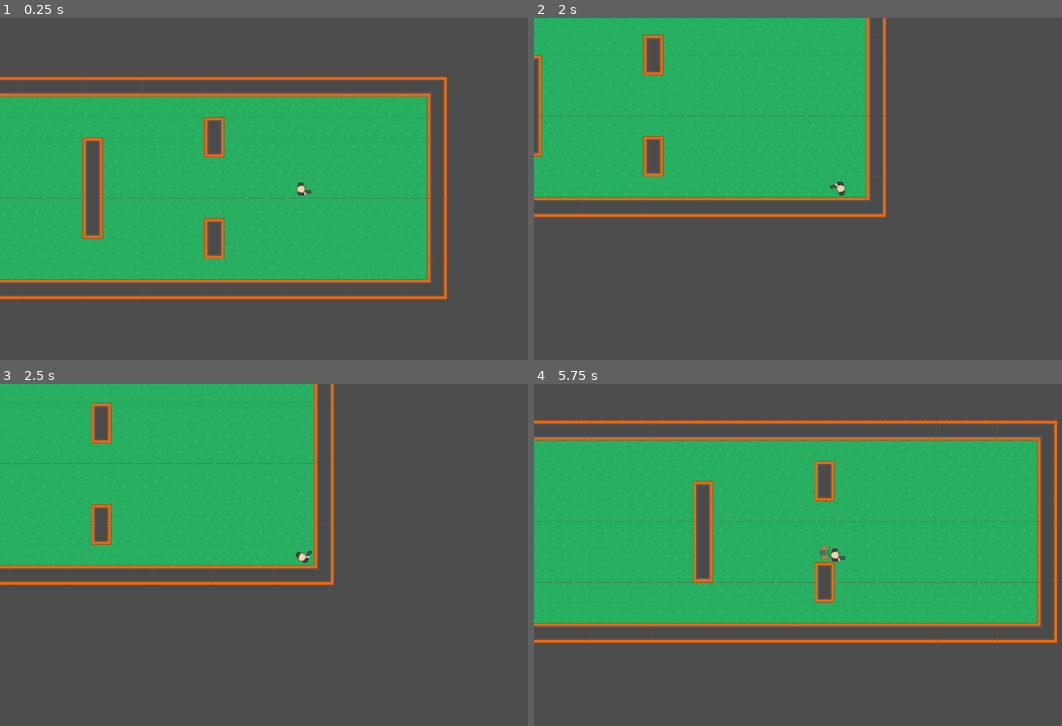
Above: before the commit, frames 1-4 (two rows, left to right).
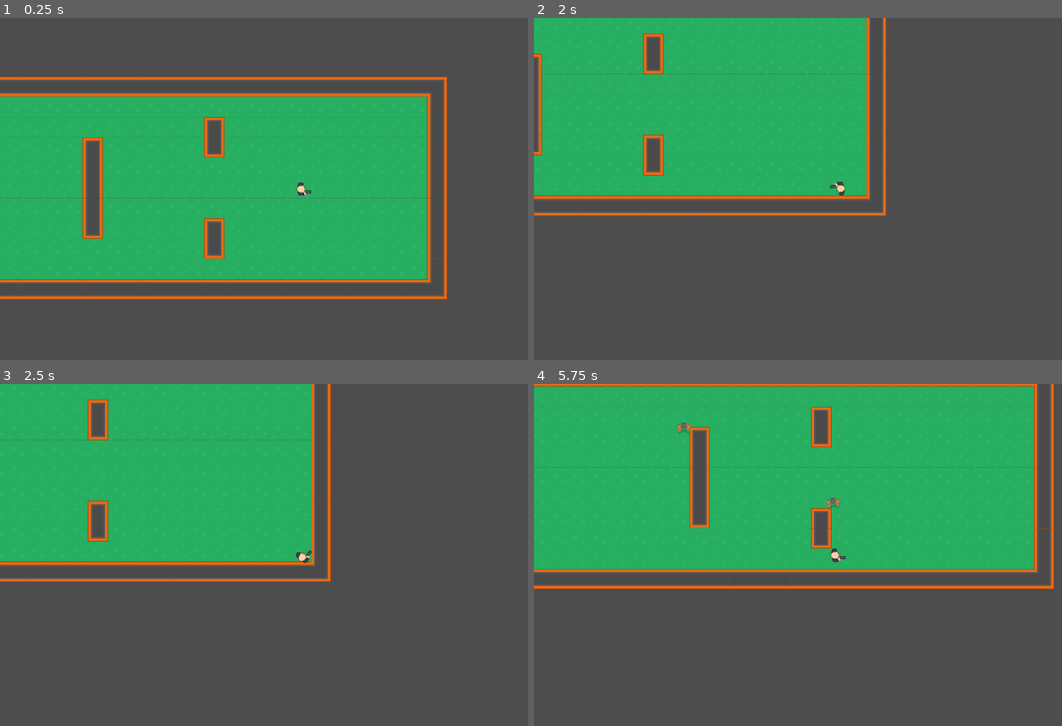
Above: after the commit, the same moments.

Repository: luuismrtn/desolation-zombie
Game: Godot game, scene res://Escenas/casa.tscn
The game is run twice, just before and just after one commit, with the same random seed, the same clock (stepped at 60 frames per second) and the same inputs.
Inputs (mouse positions are in pixels of both pictures, inside the frame that each line leads up to):
- Up to frame 1 (0.25 s): no input
- Up to frame 2 (2 s): tap Enter at 0.5 s; move the mouse to (972, 171) at 0.52 s; hold D (right) 0.53-1.28 s; move the mouse to (718, 206) at 1.27 s; hold S (down) from 1.28 s (still down)
- Up to frame 3 (2.5 s): move the mouse to (364, 479) at 2.02 s; release S (down) at 2.03 s; hold D (right) from 2.03 s (still down)
- Up to frame 4 (5.75 s): tap Space at 2.75 s; move the mouse to (808, 623) at 2.77 s; release D (right) at 2.78 s; hold W (up) 2.78-3.53 s; move the mouse to (1019, 606) at 3.52 s; hold A (left) 3.53-5.03 s; move the mouse to (655, 503) at 4.27 s; move the mouse to (866, 555) at 5.02 s; hold S (down) from 5.03 s (still down)

Frame 1 is identical in both runs. In frame 2, 1.9% of the frame differs, in the area x 0-67%, y 4-59%; in frame 3, 4.7%; in frame 4, 37%, in the area x 0-100%, y 0-76%.

Commit message:
Movimiento NPC y Player mejorados

Diff:
--- a/Escenas/casa.tscn
+++ b/Escenas/casa.tscn
@@ -1679,6 +1679,13 @@
 script = ExtResource("3_61hrs")
 speed = 200
 
+[node name="Zombie2" parent="." instance=ExtResource("2_p76hq")]
+position = Vector2(-684, -160)
+collision_layer = 2
+collision_mask = 7
+script = ExtResource("3_61hrs")
+speed = 200
+
 [node name="Player" parent="." instance=ExtResource("4_e7467")]
 position = Vector2(433, 17)
 
--- a/Escenas/player.tscn
+++ b/Escenas/player.tscn
@@ -3,8 +3,8 @@
 [ext_resource type="Script" path="res://Scripts/Player.gd" id="1_7yliw"]
 [ext_resource type="Texture2D" uid="uid://nwb0a1vaxwtf" path="res://Sprites/kenney_top-down-shooter/PNG/Hitman 1/hitman1_gun.png" id="2_o55cn"]
 
-[sub_resource type="RectangleShape2D" id="RectangleShape2D_jfl2n"]
-size = Vector2(45, 45)
+[sub_resource type="CircleShape2D" id="CircleShape2D_fr8lq"]
+radius = 22.0
 
 [node name="Player" type="CharacterBody2D"]
 collision_mask = 6
@@ -14,4 +14,5 @@
 texture = ExtResource("2_o55cn")
 
 [node name="CollisionShape2D" type="CollisionShape2D" parent="."]
-shape = SubResource("RectangleShape2D_jfl2n")
+position = Vector2(1, 0)
+shape = SubResource("CircleShape2D_fr8lq")
--- a/Escenas/zombie.tscn
+++ b/Escenas/zombie.tscn
@@ -3,8 +3,8 @@
 [ext_resource type="Script" path="res://Scripts/Player.gd" id="1_f4r12"]
 [ext_resource type="Texture2D" uid="uid://brlbfj5ebjr11" path="res://Sprites/kenney_top-down-shooter/PNG/Zombie 1/zoimbie1_hold.png" id="2_m0tp5"]
 
-[sub_resource type="RectangleShape2D" id="RectangleShape2D_jfl2n"]
-size = Vector2(33, 33)
+[sub_resource type="CircleShape2D" id="CircleShape2D_ksi1s"]
+radius = 16.0078
 
 [node name="Zombie" type="CharacterBody2D"]
 collision_mask = 6
@@ -15,6 +15,6 @@
 
 [node name="CollisionShape2D" type="CollisionShape2D" parent="."]
 position = Vector2(1.5, 0)
-shape = SubResource("RectangleShape2D_jfl2n")
+shape = SubResource("CircleShape2D_ksi1s")
 
 [node name="NavigationAgent2D" type="NavigationAgent2D" parent="."]
--- a/Scripts/Player.gd
+++ b/Scripts/Player.gd
@@ -2,9 +2,23 @@
 
 @export var speed = 400
 
-func get_input():
-	var input_dir = Input.get_vector("left", "right", "up", "down")
-	velocity = input_dir * speed
+func get_input(delta):
+	var move_dir = Vector2()
+
+	if Input.is_action_pressed("left"):
+		move_dir.x -= 1
+
+	if Input.is_action_pressed("right"):
+		move_dir.x += 1
+
+	if Input.is_action_pressed("up"):
+		move_dir.y -= 1
+
+	if Input.is_action_pressed("down"):
+		move_dir.y += 1
+
+	move_dir = move_dir.normalized()
+	position += move_dir * speed * delta
 
 func get_rotation_camera():
 	var mouse_position = get_global_mouse_position()
@@ -16,6 +30,6 @@
 	rotation = angle_to_mouse
 
 func _physics_process(delta):
-	get_input()
+	get_input(delta)
 	get_rotation_camera()
 	move_and_collide(velocity * delta)
--- a/Scripts/zombie.gd
+++ b/Scripts/zombie.gd
@@ -9,7 +9,6 @@
 
 func _ready():
 	objetivo = get_node("../Player")
-	set_physics_process(true)
 
 func _physics_process(delta):
 	var direction = Vector2()
@@ -22,3 +21,7 @@
 	velocity = velocity.lerp(direction * speed, accel * delta)
 
 	move_and_slide()
+
+		# Orientar el sprite del zombie hacia el jugador
+	var angle_to_player = direction.angle()
+	rotation = angle_to_player
